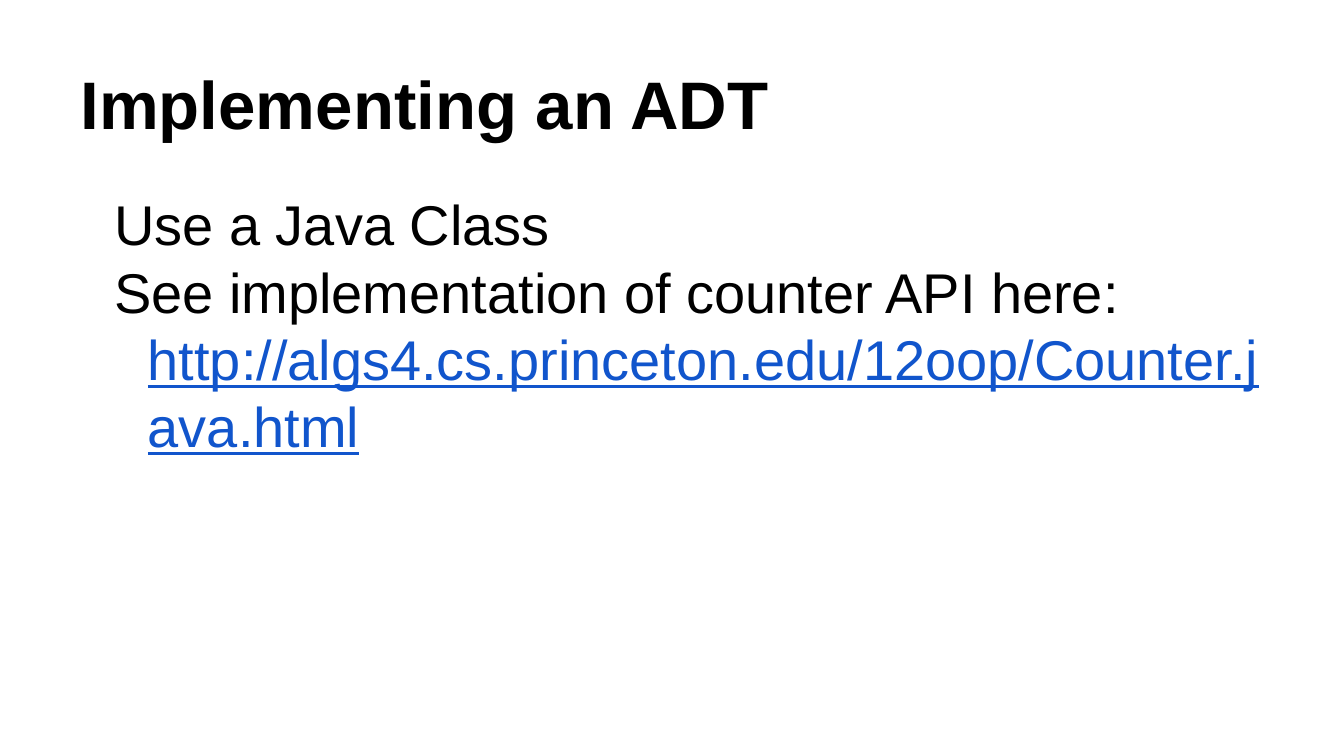
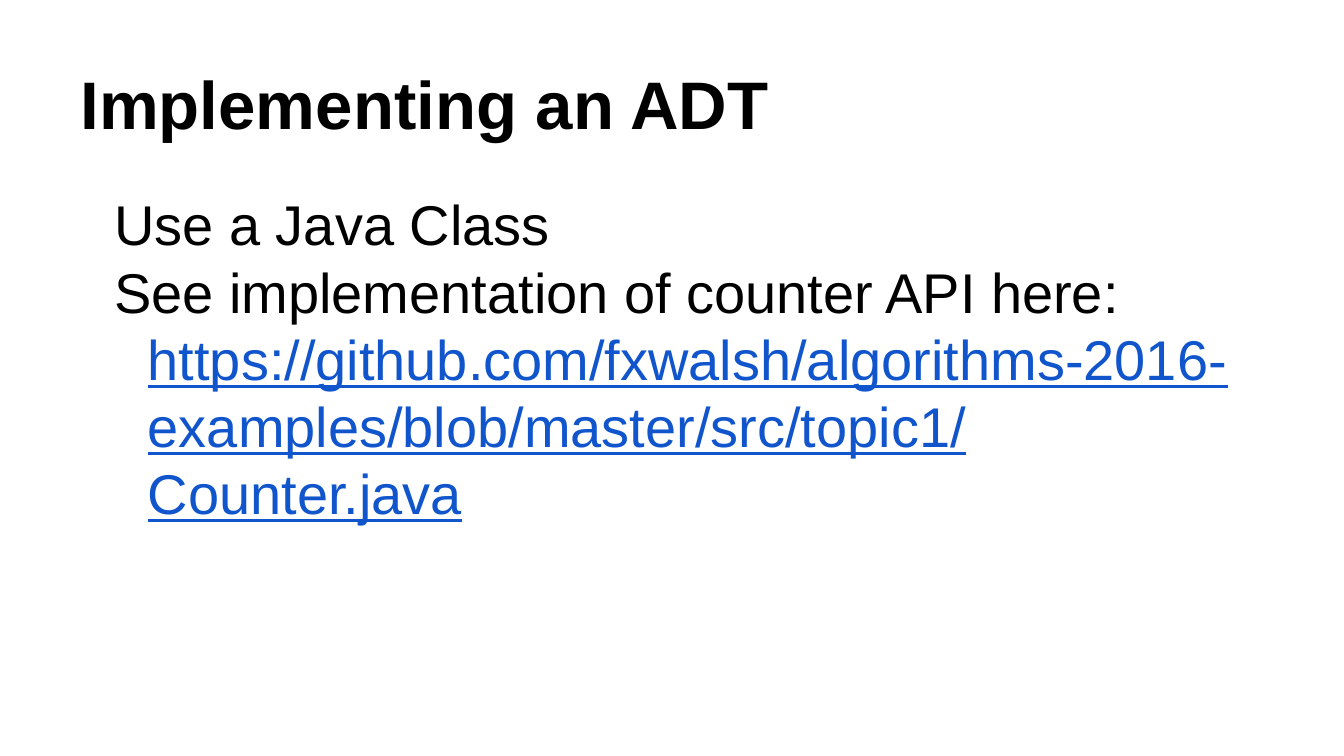
Before and after one commit to fxwalsh/algorithms-2016, a slide deck: slide 6 of topic01/talk-2/data-abstraction-and-api.pptx. Drawn at 1344x756 pixels with LibreOffice and Linux fonts; fonts in the diff are those of the drawing. Boxes give left, top, right and bottom in pixels: in the first picture for what was removed or moved away, otherwise in the second. Text is boxed around its words. In the diff, an @@ line names an element or a change of style, - is before the commit and + after.

Commit message:
updated API talk

```diff
--- a/topic01/talk-2/data-abstraction-and-api.pptx
+++ b/topic01/talk-2/data-abstraction-and-api.pptx
@@ text at box(114, 272, 1227, 524): text changed @@
-See implementation of counter API here:
-http://algs4.cs.princeton.edu/12oop/Counter.java.html
+See implementation of counter API here:
+https://github.com/fxwalsh/algorithms-2016-examples/blob/master/src/topic1/Counter.java
```
